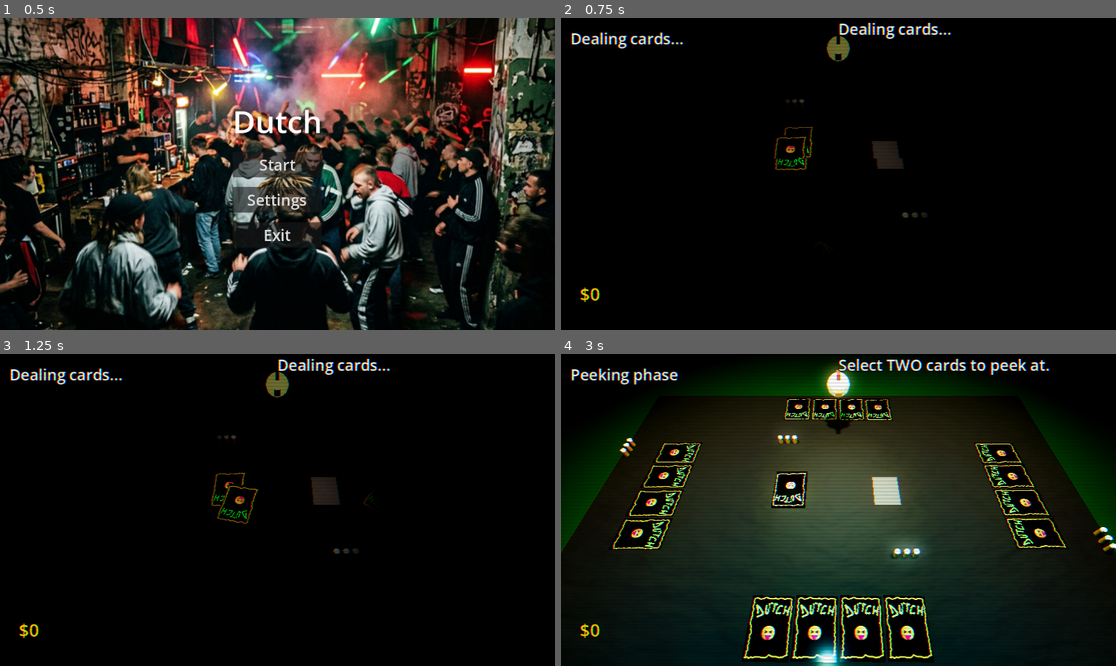
Above: before the commit, frames 1-4 (two rows, left to right).
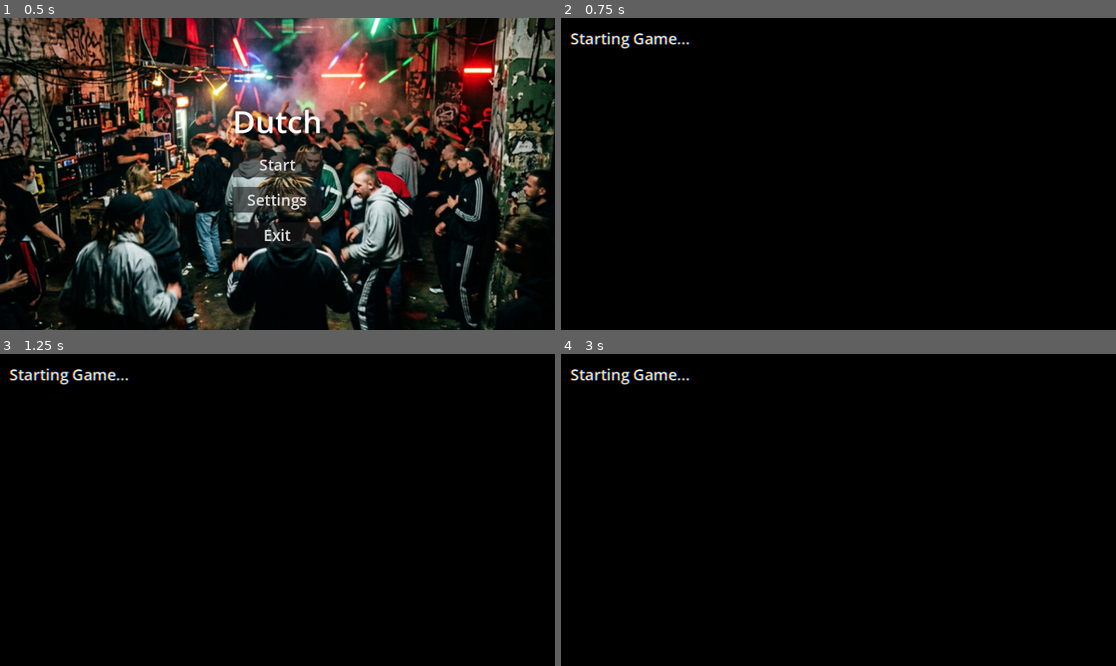
Above: after the commit, the same moments.

Repository: DinVin24/dutch
Game: Godot game, scene res://main_menu.tscn
The game is run twice, just before and just after one commit, with the same random seed, the same clock (stepped at 60 frames per second) and the same inputs.
Inputs (mouse positions are in pixels of both pictures, inside the frame that each line leads up to):
- Up to frame 1 (0.5 s): no input
- Up to frame 2 (0.75 s): click "Start" at 0.5 s
- Up to frame 3 (1.25 s): no input
- Up to frame 4 (3 s): tap Enter at 1.25 s; move the mouse to (960, 494) at 1.27 s; hold D 1.28-2 s; tap N (toggle_noclip) at 1.35 s; click (960, 494) at 1.42 s; drag from (727, 525) to (810, 572) at 2.02 s; move the mouse to (894, 441) at 2.77 s; hold D from 2.78 s (still down); hold E from 2.78 s (still down); click (894, 441) at 2.92 s

Frame 1 is identical in both runs. In frame 2, 2.2% of the frame differs, in the area x 1-71%, y 1-92%; in frame 3, 2.3%; in frame 4, 53%, in the area x 0-100%, y 1-100%.
Error after the commit: Parse Error: Cannot infer the type of "is_discarding_pending_draw" variable because the value doesn't have a set type. (res://game_board_3d.gd:644)

Commit message:
fix(ui): resolve remaining tracked issue behaviors
Agent: Executor\n\nAddress remaining open issue behavior on the FSM branch: bot Dutch calling, drawn-card board presentation, pause/HUD interaction, Dutch button slot consistency, and expanded QA coverage.

Diff:
--- a/bot_controller.gd
+++ b/bot_controller.gd
@@ -324,17 +324,12 @@
 			print("Bot ", bot_idx, " holding polarity_shift for later.")
 
 	# 2. Dutch Logic
-	var hand_size: int = gm.players_info[bot_idx].hand.size()
-	var all_known := true
-	for i in range(hand_size):
-		if _effective_value(bot_idx, i) == UNKNOWN_VALUE:
-			all_known = false
-			break
-
-	if all_known and hand_size > 0:
+	var hand: Array = gm.players_info[bot_idx].hand
+	if not hand.is_empty():
 		var score := 0
-		for c in _mem(bot_idx).values(): score += c.point_value
-		if score < 7 and gm.can_player_call_dutch(bot_idx):
+		for card in hand:
+			score += (card as CardData).recalc_point_value()
+		if score <= 7 and gm.can_player_call_dutch(bot_idx):
 			gm.bot_action.emit("Player %d calls DUTCH! (score: %d)" % [bot_idx, score])
 			gm.call_dutch(bot_idx)
 			return
--- a/game_board_3d.gd
+++ b/game_board_3d.gd
@@ -19,6 +19,10 @@
 }
 
 var bot_controller: BotController = null
+var action_container: VBoxContainer
+var top_action_slot: Control
+var middle_action_slot: Control
+var bottom_action_slot: Control
 var end_turn_btn: Button
 var jump_in_btn: Button
 var call_dutch_btn: Button
@@ -128,7 +132,7 @@
 
 func _create_hud_ui():
 	# Action Buttons Container: Moved to bottom-right to avoid overlapping hand cards
-	var action_container = VBoxContainer.new()
+	action_container = VBoxContainer.new()
 	action_container.set_anchors_preset(Control.PRESET_BOTTOM_RIGHT)
 	action_container.offset_left = -200
 	action_container.offset_right = -30
@@ -139,12 +143,16 @@
 	$GameUI/MainHUD.add_child(action_container)
 	action_container.mouse_filter = Control.MOUSE_FILTER_IGNORE
 
+	top_action_slot = _create_action_slot(action_container)
+	middle_action_slot = _create_action_slot(action_container)
+	bottom_action_slot = _create_action_slot(action_container)
+
 	# Standard HUD buttons
-	end_turn_btn = _create_button(action_container, "END TURN", Color(0.2, 0.6, 0.2))
-	jump_in_btn = _create_button(action_container, "JUMP IN", Color(0.2, 0.4, 0.8))
-	call_dutch_btn = _create_button(action_container, "CALL DUTCH!", Color(0.8, 0.2, 0.2))
-	confirm_dutch_btn = _create_button(action_container, "CONFIRM DUTCH", Color(0.2, 0.6, 0.2))
-	forfeit_dutch_btn = _create_button(action_container, "FORFEIT DUTCH", Color(0.8, 0.2, 0.2))
+	end_turn_btn = _create_button(top_action_slot, "END TURN", Color(0.2, 0.6, 0.2))
+	jump_in_btn = _create_button(middle_action_slot, "JUMP IN", Color(0.2, 0.4, 0.8))
+	call_dutch_btn = _create_button(bottom_action_slot, "CALL DUTCH!", Color(0.8, 0.2, 0.2))
+	confirm_dutch_btn = _create_button(top_action_slot, "CONFIRM DUTCH", Color(0.2, 0.6, 0.2))
+	forfeit_dutch_btn = _create_button(bottom_action_slot, "FORFEIT DUTCH", Color(0.8, 0.2, 0.2))
 	end_turn_btn.pressed.connect(_on_end_turn_pressed)
 	jump_in_btn.pressed.connect(_on_jump_in_pressed)
 	call_dutch_btn.pressed.connect(_on_call_dutch_pressed)
@@ -165,6 +173,13 @@
 	l.offset_bottom = -60
 	money_labels.append(l)
 
+func _create_action_slot(parent: Node) -> Control:
+	var slot = Control.new()
+	slot.custom_minimum_size = Vector2(160, 45)
+	slot.mouse_filter = Control.MOUSE_FILTER_IGNORE
+	parent.add_child(slot)
+	return slot
+
 func _create_button(parent: Node, text: String, color: Color) -> Button:
 	var btn = Button.new()
 	btn.text = text
@@ -195,7 +210,11 @@
 	# Explicitly set mouse filter to STOP for the button so it can still be clicked,
 	# but its PARENT (action_container) is IGNORE so clicks pass through the spacing.
 	btn.mouse_filter = Control.MOUSE_FILTER_STOP
-
+	btn.set_anchors_preset(Control.PRESET_FULL_RECT)
+	btn.offset_left = 0
+	btn.offset_top = 0
+	btn.offset_right = 0
+	btn.offset_bottom = 0
 	btn.custom_minimum_size = Vector2(160, 45)
 	btn.hide()
 	return btn
@@ -602,16 +621,16 @@
 	add_child(pending_card)
 
 	var pending_visual_data = card_data.duplicate()
-	pending_visual_data.is_face_up = false
+	pending_visual_data.is_face_up = true
 	pending_card.setup(pending_visual_data)
 	pending_card.card_clicked.connect(_on_card_clicked)
-	# Move slightly higher and CLOSER TO CAMERA (Z offset) to ensure it's not blocked by DeckArea
-	pending_card.position = deck_area.position + Vector3(0, 0.6, 0.5)
-	pending_card.rotation_degrees = Vector3(90, 0, 0) # Start face down on the table
+	# Keep the pending draw visually aligned over the deck, just slightly lifted so it reads as the top card.
+	pending_card.position = deck_area.position + Vector3(0, 0.12, 0)
+	pending_card.rotation_degrees = Vector3(90, 0, 0)
 	pending_card.set_interactive(true)
 
 	# Reveal animations
-	await get_tree().create_timer(0.1, false).timeout
+	await get_tree().create_timer(0.05, false).timeout
 	pending_card.animate_flip(true)
 	_update_deck_visual() # Refresh deck after drawing
 
@@ -622,6 +641,7 @@
 	print("GameBoard3D: Card Discarded. Player: ", player_idx, " Data: ", card_data.rank, " of ", card_data.suit)
 
 	var card_to_discard: Node3D = null
+	var is_discarding_pending_draw := player_idx == GameManager.current_player_index and GameManager.drawn_card_data == card_data
 
 	# 1. CHECK PENDING CARD (from deck draw)
 	if is_instance_valid(pending_card) and (pending_card.data == card_data or (pending_card.data.rank == card_data.rank and pending_card.data.suit == card_data.suit)):
@@ -629,7 +649,7 @@
 		pending_card = null
 
 	# 2. CHECK PLAYER HANDS
-	elif player_idx != -1:
+	elif player_idx != -1 and not is_discarding_pending_draw:
 		var hand_nodes = player_hands[player_idx]
 		for i in range(hand_nodes.size()):
 			var node = hand_nodes[i]
@@ -638,11 +658,14 @@
 				break
 
 	# 3. FALLBACK
-	if card_to_discard == null and player_idx >= 0:
+	if card_to_discard == null and player_idx >= 0 and not (player_idx != 0 and is_discarding_pending_draw):
 		card_to_discard = card_scene.instantiate()
 		add_child(card_to_discard)
 		card_to_discard.setup(card_data)
-		card_to_discard.global_position = player_pos_nodes[player_idx].global_position
+		if is_discarding_pending_draw:
+			card_to_discard.global_position = deck_area.global_position + Vector3(0, 0.12, 0)
+		else:
+			card_to_discard.global_position = player_pos_nodes[player_idx].global_position
 
 	# 4. ANIMATE DISCARD
 	if card_to_discard:
@@ -1143,7 +1166,8 @@
 	center.add_child(vbox)
 
 	var title = Label.new()
-	title.text = "GAME OVER"
+	var winner_name = results[0].name if results.size() > 0 else "Nobody"
+	title.text = winner_name + " won!"
 	title.horizontal_alignment = HORIZONTAL_ALIGNMENT_CENTER
 	title.add_theme_font_size_override("font_size", 64)
 	vbox.add_child(title)
@@ -1175,12 +1199,12 @@
 	vbox.add_child(btn_h)
 
 	var play_again = Button.new()
-	play_again.text = "Play Again"
+	play_again.text = "New Game"
 	play_again.pressed.connect(func(): get_tree().reload_current_scene())
 	btn_h.add_child(play_again)
 
 	var main_menu = Button.new()
-	main_menu.text = "Main Menu"
+	main_menu.text = "Back to Main Menu"
 	main_menu.pressed.connect(_on_pause_main_menu)
 	btn_h.add_child(main_menu)
 
@@ -1202,6 +1226,8 @@
 
 func _pause_game():
 	if pause_menu_instance == null:
+		if action_container:
+			action_container.hide()
 		pause_menu_instance = pause_menu_scene.instantiate()
 		add_child(pause_menu_instance)
 		pause_menu_instance.resumed.connect(_on_pause_resumed)
@@ -1213,6 +1239,9 @@
 		pause_menu_instance.queue_free()
 		pause_menu_instance = null
 	get_tree().paused = false
+	if action_container:
+		action_container.show()
+	_on_game_state_changed(GameManager.current_state)
 
 func _on_pause_main_menu():
 	get_tree().paused = false
--- a/qa_pipeline.gd
+++ b/qa_pipeline.gd
@@ -40,6 +40,9 @@
 
 	# PHASE 6: DUTCH CYCLE (Each Caller Position)
 	await phase_dutch_calls_all_players()
+
+	# PHASE 6B: BOT DUTCH DECISION
+	await phase_bot_calls_dutch()
 
 	# PHASE 7: JUMP IN
 	await phase_jump_in_all_players()
@@ -160,6 +163,31 @@
 		assert_state(gm.GameState.TURN_CONFIRM_DUTCH)
 		gm.confirm_dutch()
 		assert_state(gm.GameState.GAME_OVER)
+
+func phase_bot_calls_dutch():
+	print("\n>>> PHASE 6B: Bot Dutch Decision <<<")
+	_setup_turn_start(1)
+	gm.player_draw_card()
+	gm.drawn_card_data = _make_card("King", "Spades")
+	gm.player_discard_drawn_card()
+	await _await_resolution()
+	assert_state(gm.GameState.TURN_END_CHOICE)
+	_setup_manual_hand(1, 0, "Ace", "Clubs")
+	_setup_manual_hand(1, 1, "2", "Hearts")
+	_setup_manual_hand(1, 2, "2", "Spades")
+	_setup_manual_hand(1, 3, "2", "Diamonds")
+
+	var bot = load("res://bot_controller.gd").new()
+	bot.gm = gm
+	await bot._execute_end_choice(1)
+
+	if gm.dutch_caller_index == 1:
+		print("[QA PASS] Bot called Dutch at score <= 7")
+	else:
+		print("[QA FAIL] Bot did not call Dutch at score <= 7")
+
+	assert_player(2)
+	assert_state(gm.GameState.TURN_START_DRAW)
 
 func phase_jump_in_all_players():
 	print("\n>>> PHASE 7: Jump In Mechanics <<<")
